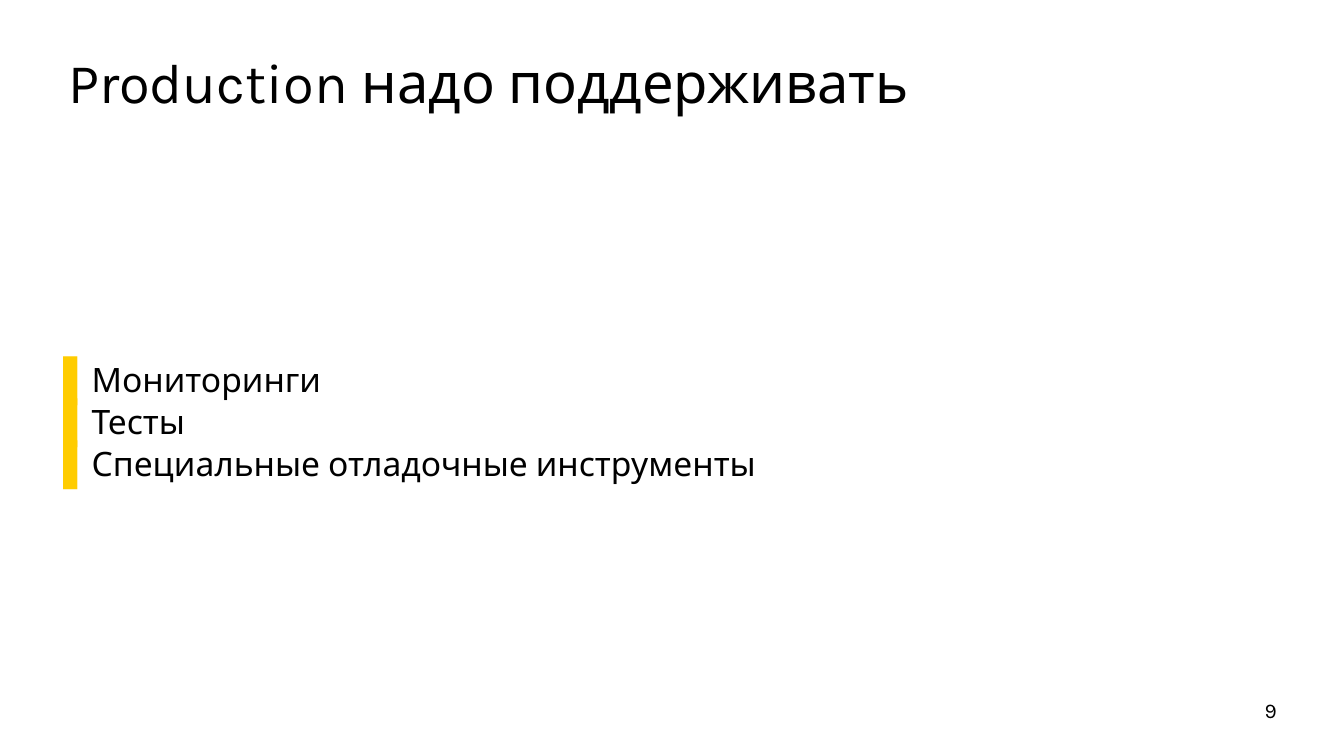
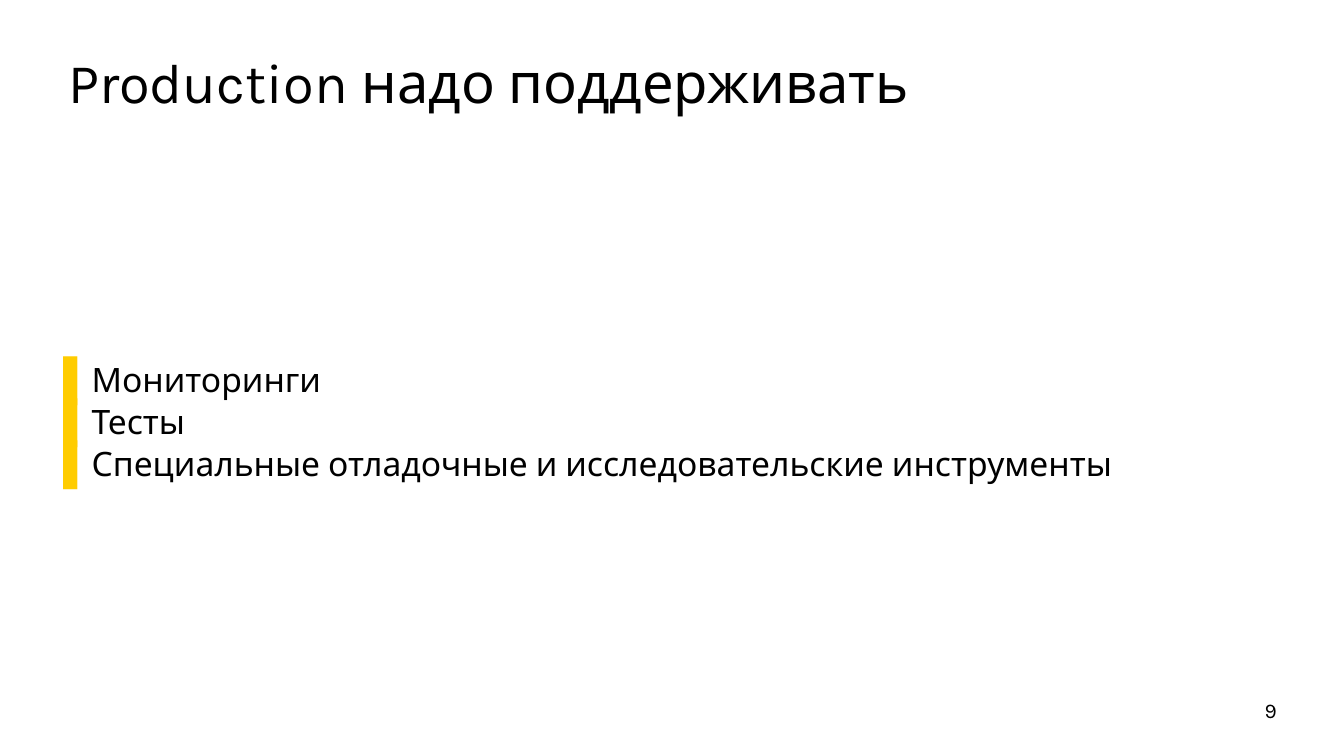
Before and after one commit to ishfb/cpprus17, a slide deck: slide 9 of slides.pptx. Drawn at 1344x756 pixels with LibreOffice and Linux fonts; fonts in the diff are those of the drawing. Boxes give left, top, right and bottom in pixels: in the first picture for what was removed or moved away, otherwise in the second. Text is boxed around its words. In the diff, an @@ line names an element or a change of style, - is before the commit and + after.

```diff
--- a/slides.pptx
+++ b/slides.pptx
@@ text at [92, 451, 1112, 484]: text changed @@
-  ▌ Специальные отладочные инструменты
+  ▌ Специальные отладочные и исследовательские инструменты
```
Also in this commit, not shown: 1 other file.
